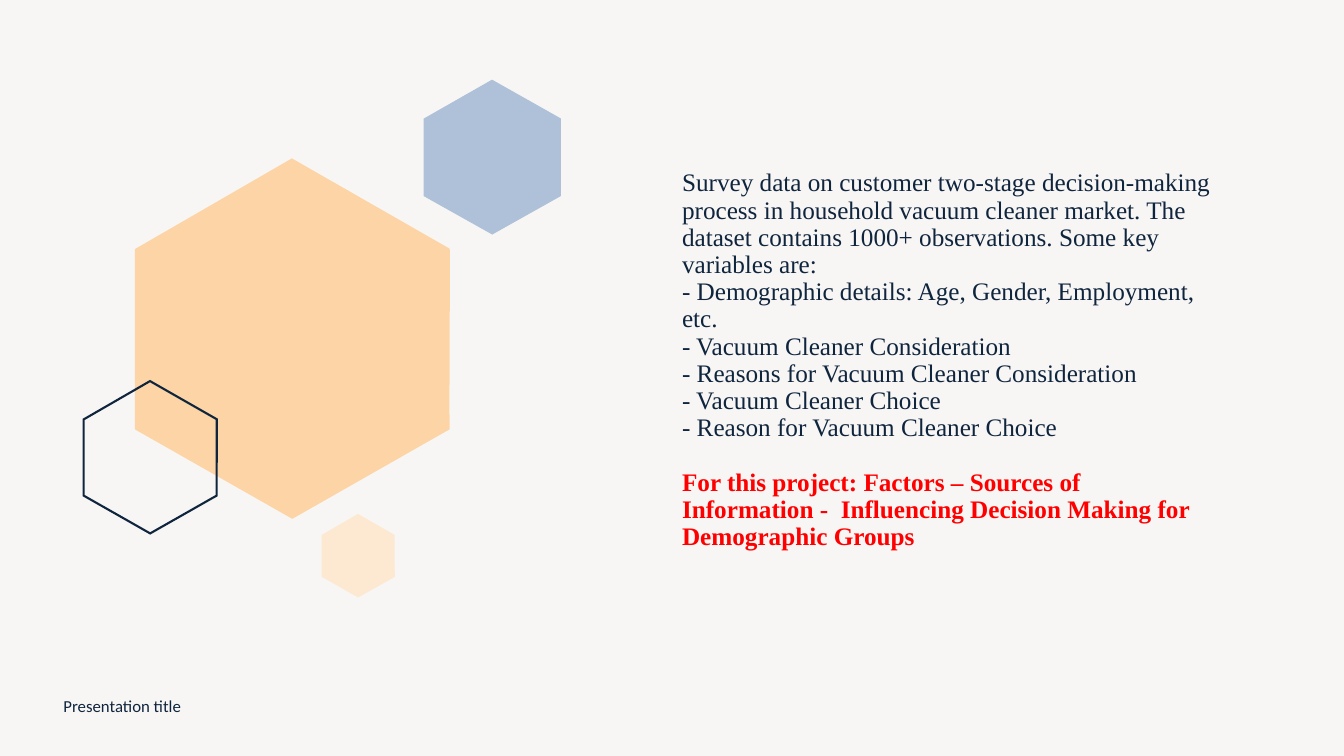
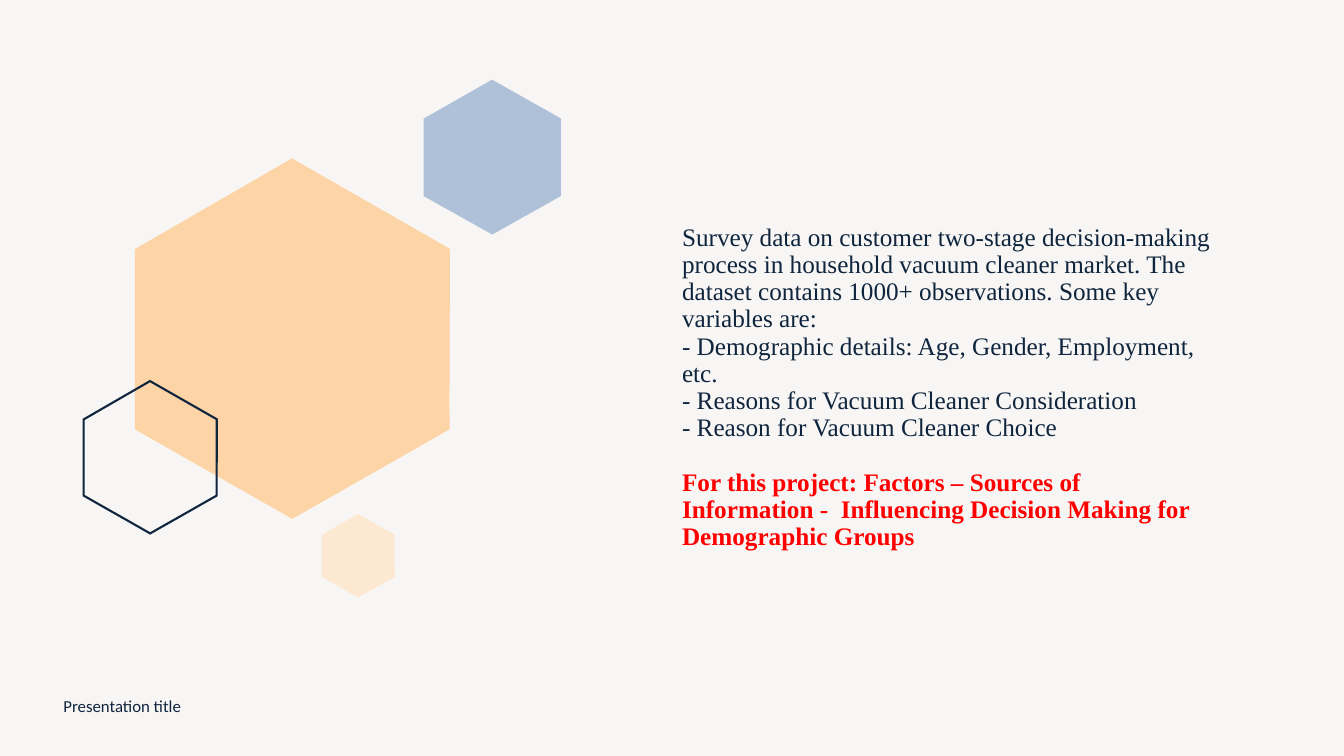
Before and after one commit to ernbilen/Data400_Fall24, a slide deck: slide 5 of Customers’ Buying Journey Analysis_Alissa.pptx. Drawn at 1344x756 pixels with LibreOffice and Linux fonts; fonts in the diff are those of the drawing. Boxes give left, top, right and bottom in pixels: in the first picture for what was removed or moved away, otherwise in the second. Text is boxed around its words. In the diff, an @@ line names an element or a change of style, - is before the commit and + after.

```diff
--- a/Customers’ Buying Journey Analysis_Alissa.pptx
+++ b/Customers’ Buying Journey Analysis_Alissa.pptx
@@ title at bbox=[682, 228, 1210, 551]: text changed @@
-Survey data on customer two-stage decision-making process in household vacuum cleaner market. The dataset contains 1000+ observations. Some key variables are:
-- Demographic details: Age, Gender, Employment, etc.
-- Vacuum Cleaner Consideration
-- Reasons for Vacuum Cleaner Consideration
-- Vacuum Cleaner Choice
-- Reason for Vacuum Cleaner Choice
-For this project: Factors – Sources of Information - Influencing Decision Making for Demographic Groups
+Survey data on customer two-stage decision-making process in household vacuum cleaner market. The dataset contains 1000+ observations. Some key variables are:
+- Demographic details: Age, Gender, Employment, etc.
+- Reasons for Vacuum Cleaner Consideration
+- Reason for Vacuum Cleaner Choice
+For this project: Factors – Sources of Information - Influencing Decision Making for Demographic Groups
```
